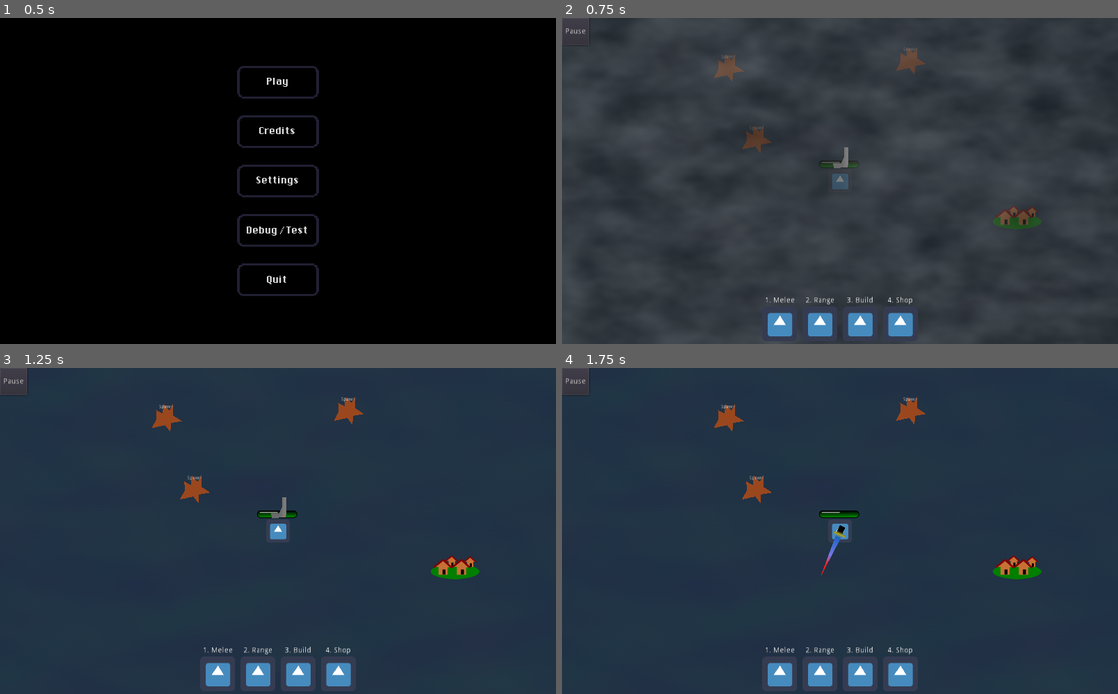
Above: before the commit, frames 1-4 (two rows, left to right).
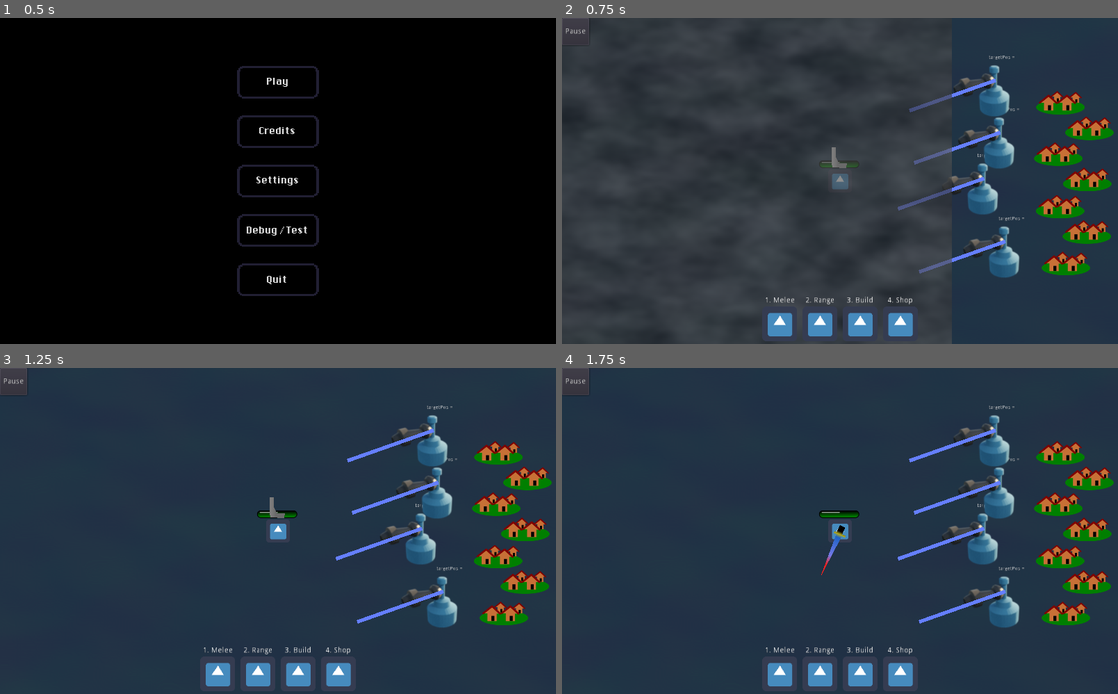
Above: after the commit, the same moments.

Repository: smclaughlan/GWJ52
Game: Godot game, scene res://Main.tscn
The game is run twice, just before and just after one commit, with the same random seed, the same clock (stepped at 60 frames per second) and the same inputs. The engine's default icon, where the game draws it, is replaced by a stand-in: a white triangle on a blue panel in a dark square.
Inputs (mouse positions are in pixels of both pictures, inside the frame that each line leads up to):
- Up to frame 1 (0.5 s): no input
- Up to frame 2 (0.75 s): click "Play" at 0.5 s
- Up to frame 3 (1.25 s): no input
- Up to frame 4 (1.75 s): click (778, 674) at 1.27 s

Frame 1 is identical in both runs. In frame 2, 11% of the frame differs, in the area x 0-100%, y 3-100%; in frame 3, 7.5%; in frame 4, 7.4%.

Commit message:
Adding more houses and towers

Diff:
--- a/GodotProject/Scenes/Battle/Battle.tscn
+++ b/GodotProject/Scenes/Battle/Battle.tscn
@@ -39,16 +39,16 @@
 centered = false
 
 [node name="Player" parent="." instance=ExtResource( 2 )]
-position = Vector2( 437, 433 )
+position = Vector2( 1751, 400 )
 
 [node name="CreepSpawner" parent="." instance=ExtResource( 3 )]
-position = Vector2( 126, 122 )
+position = Vector2( -43, 144 )
 
 [node name="CreepSpawner2" parent="." instance=ExtResource( 3 )]
-position = Vector2( 204, 319 )
+position = Vector2( -88, 659 )
 
 [node name="CreepSpawner3" parent="." instance=ExtResource( 3 )]
-position = Vector2( 629, 102 )
+position = Vector2( -151, 395 )
 
 [node name="NavigationPolygonInstance" type="NavigationPolygonInstance" parent="."]
 navpoly = SubResource( 4 )
@@ -56,6 +56,7 @@
 [node name="NavigationAgent2D" type="NavigationAgent2D" parent="NavigationPolygonInstance"]
 
 [node name="Village" parent="." instance=ExtResource( 4 )]
+position = Vector2( 2375, 628 )
 
 [node name="InvisibleWalls" type="Node2D" parent="."]
 
--- a/GodotProject/Scenes/Region/Village.tscn
+++ b/GodotProject/Scenes/Region/Village.tscn
@@ -1,7 +1,8 @@
-[gd_scene load_steps=3 format=2]
+[gd_scene load_steps=4 format=2]
 
 [ext_resource path="res://Scenes/Region/VillagePlaceholderArt.png" type="Texture" id=1]
 [ext_resource path="res://Scenes/Region/Village.gd" type="Script" id=2]
+[ext_resource path="res://Scenes/Objects/Towers/TowerTurret.tscn" type="PackedScene" id=3]
 
 [node name="Village" type="Node2D"]
 position = Vector2( 926, 533 )
@@ -9,3 +10,39 @@
 
 [node name="Sprite" type="Sprite" parent="."]
 texture = ExtResource( 1 )
+
+[node name="Sprite2" type="Sprite" parent="."]
+position = Vector2( 58, -87 )
+texture = ExtResource( 1 )
+
+[node name="Sprite3" type="Sprite" parent="."]
+position = Vector2( -16, -157 )
+texture = ExtResource( 1 )
+
+[node name="Sprite4" type="Sprite" parent="."]
+position = Vector2( 59, -232 )
+texture = ExtResource( 1 )
+
+[node name="Sprite5" type="Sprite" parent="."]
+position = Vector2( -21, -302 )
+texture = ExtResource( 1 )
+
+[node name="Sprite6" type="Sprite" parent="."]
+position = Vector2( 65, -373.5 )
+texture = ExtResource( 1 )
+
+[node name="Sprite7" type="Sprite" parent="."]
+position = Vector2( -15, -443.5 )
+texture = ExtResource( 1 )
+
+[node name="TowerTurret" parent="." instance=ExtResource( 3 )]
+position = Vector2( -170, -61 )
+
+[node name="TowerTurret2" parent="." instance=ExtResource( 3 )]
+position = Vector2( -229, -235 )
+
+[node name="TowerTurret3" parent="." instance=ExtResource( 3 )]
+position = Vector2( -184, -362 )
+
+[node name="TowerTurret4" parent="." instance=ExtResource( 3 )]
+position = Vector2( -197, -506 )
